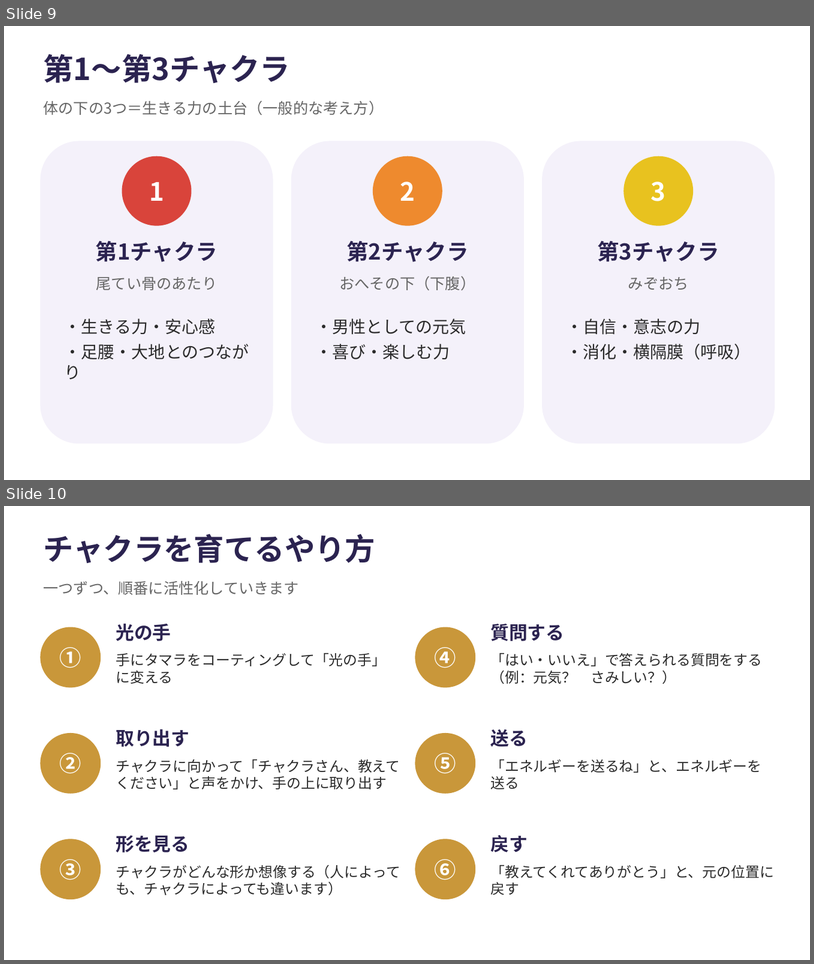
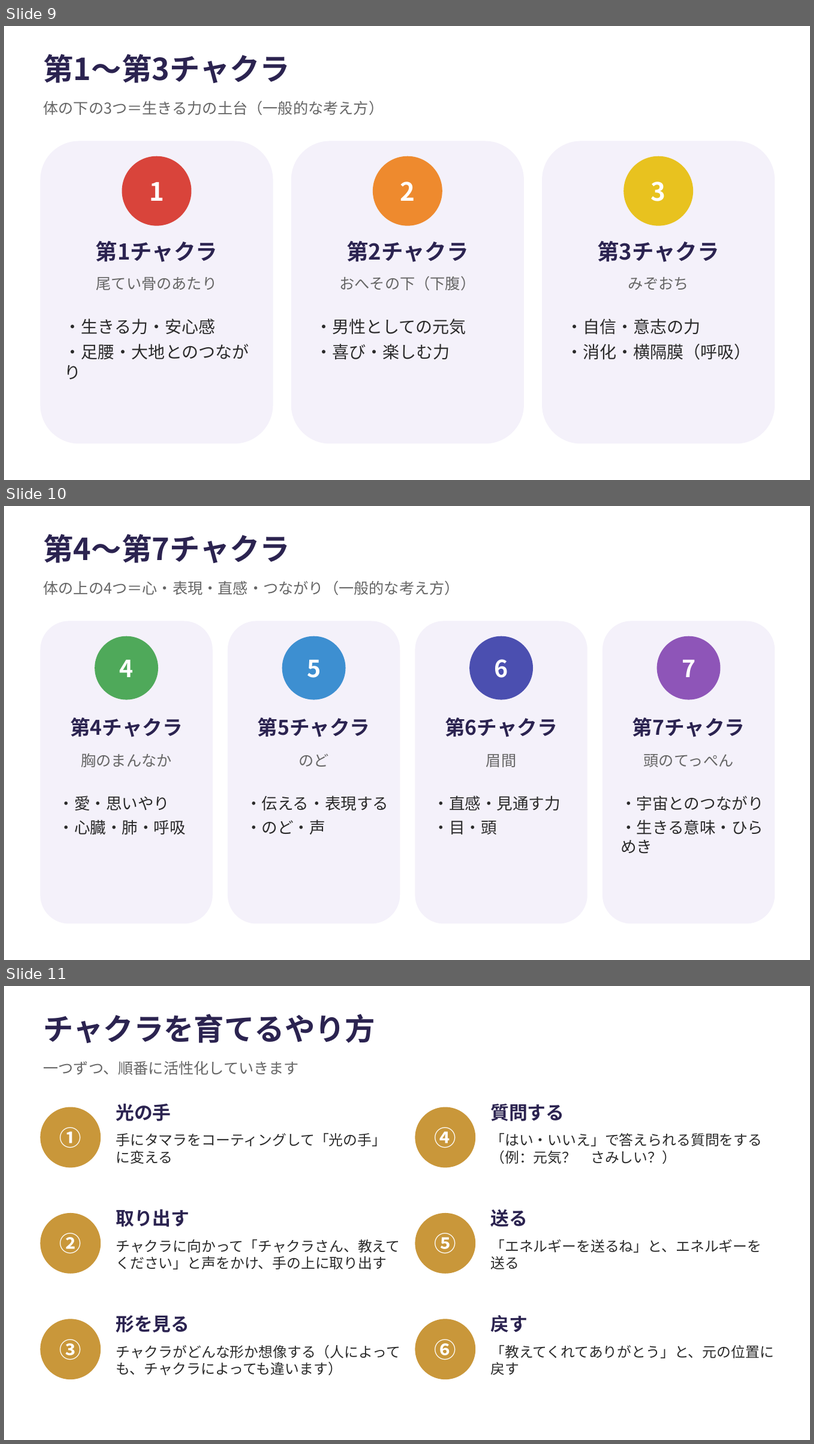
Before and after one commit to y-takahashi-cmd/MyBrain, a slide deck: 20_Projects/海音_心体の調律/タマラ/川越さん/20261014_セッション資料_エネルギーとチャクラ.pptx. Shown one above the other, each under a label of ours: slides 9 and 10 before the commit, slides 9, 10 and 11 after it. The pictures are 814x964 and 814x1444 pixels, drawn with LibreOffice and Linux fonts; fonts in the diff are those of the drawing. Boxes give left, top, right and bottom in pixels: in the first picture for what was removed or moved away, otherwise in the second. Text is boxed around its words. In the diff, an @@ line names an element or a change of style, - is before the commit and + after.

Commit message:
Auto-save 2026-10-14 10:35

```diff
--- a/20_Projects/海音_心体の調律/タマラ/川越さん/20261014_セッション資料_エネルギーとチャクラ.pptx
+++ b/20_Projects/海音_心体の調律/タマラ/川越さん/20261014_セッション資料_エネルギーとチャクラ.pptx
@@ slide 10 added at bbox=[4, 506, 810, 960], background #FFFFFF @@
@@ text added at bbox=[43, 534, 290, 563], 36 pt, text #2B2350, bold @@
+第4〜第7チャクラ
@@ text added at bbox=[43, 580, 459, 595], 18 pt, text #666666 @@
+体の上の4つ＝心・表現・直感・つながり（一般的な考え方）
@@ rounded rectangle added at bbox=[40, 621, 213, 924], fill #F4F1FA @@
@@ rounded rectangle added at bbox=[228, 621, 400, 924], fill #F4F1FA @@
@@ rounded rectangle added at bbox=[416, 621, 588, 924], fill #F4F1FA @@
@@ rounded rectangle added at bbox=[603, 621, 776, 924], fill #F4F1FA @@
@@ ellipse added at bbox=[95, 636, 158, 700], fill #4FA95A, 28 pt, text #FFFFFF, bold @@
+4
@@ ellipse added at bbox=[282, 636, 346, 700], fill #3D8FD1, 28 pt, text #FFFFFF, bold @@
+5
@@ ellipse added at bbox=[470, 636, 533, 700], fill #4B4FB0, 28 pt, text #FFFFFF, bold @@
+6
@@ ellipse added at bbox=[657, 636, 721, 700], fill #8E55B8, 28 pt, text #FFFFFF, bold @@
+7
@@ text added at bbox=[70, 717, 183, 737], 24 pt, text #2B2350, bold @@
+第4チャクラ
@@ text added at bbox=[258, 717, 371, 737], 24 pt, text #2B2350, bold @@
+第5チャクラ
@@ text added at bbox=[445, 717, 558, 737], 24 pt, text #2B2350, bold @@
+第6チャクラ
@@ text added at bbox=[633, 717, 746, 737], 24 pt, text #2B2350, bold @@
+第7チャクラ
@@ text added at bbox=[81, 753, 172, 767], 18 pt, text #666666 @@
+胸のまんなか
@@ text added at bbox=[299, 754, 329, 766], 18 pt, text #666666 @@
+のど
@@ text added at bbox=[486, 754, 516, 767], 18 pt, text #666666 @@
+眉間
@@ text added at bbox=[644, 754, 734, 767], 18 pt, text #666666 @@
+頭のてっぺん
@@ text added at bbox=[59, 795, 186, 834], 19 pt, text #2A2A2A @@
+・愛・思いやり
+・心臓・肺・呼吸
@@ text added at bbox=[246, 795, 389, 834], 19 pt, text #2A2A2A @@
+・伝える・表現する
+・のど・声
@@ text added at bbox=[434, 795, 561, 834], 19 pt, text #2A2A2A @@
+・直感・見通す力
+・目・頭
@@ text added at bbox=[621, 795, 764, 853], 19 pt, text #2A2A2A @@
+・宇宙とのつながり
+・生きる意味・ひらめき
@@ what was slide 10 is now slide 11 @@
```
